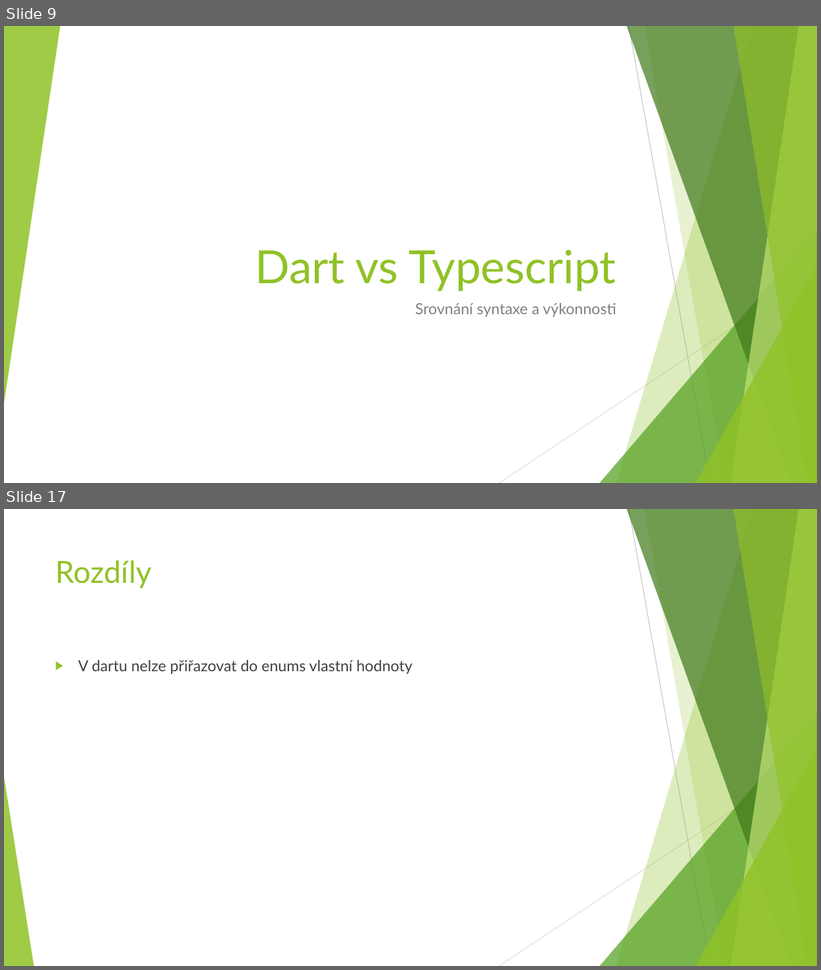
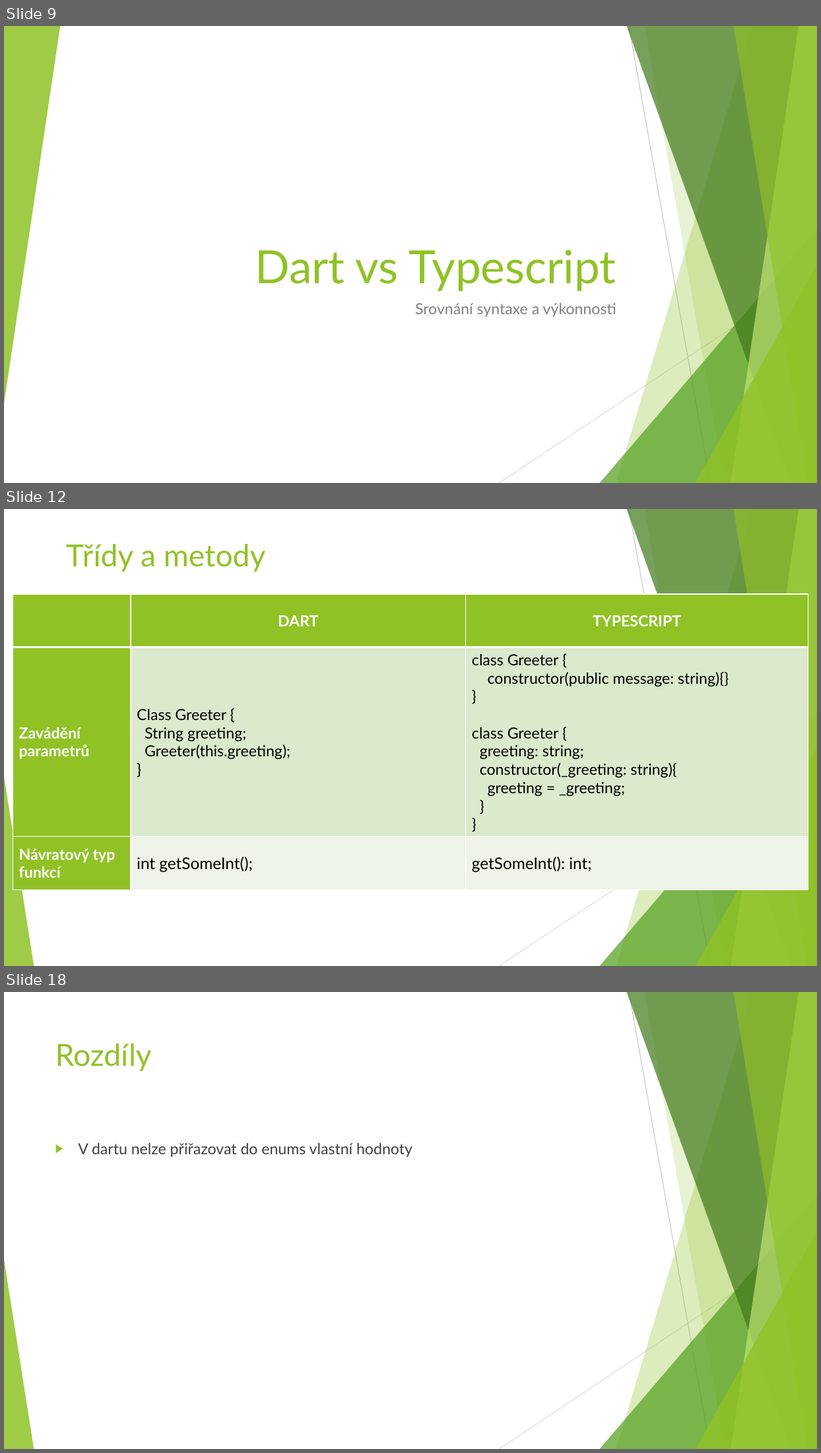
Before and after one commit to JanMlcoch/why-use-dart, a slide deck: Dart - proč ho používat.pptx. Shown one above the other, each under a label of ours: slides 9 and 17 before the commit, slides 9, 12 and 18 after it; the slides between them are not shown. The pictures are 821x970 and 821x1453 pixels, drawn with LibreOffice and Linux fonts; fonts in the diff are those of the drawing. Boxes give left, top, right and bottom in pixels: in the first picture for what was removed or moved away, otherwise in the second. Text is boxed around its words. In the diff, an @@ line names an element or a change of style, - is before the commit and + after.

```diff
--- a/Dart - proč ho používat.pptx
+++ b/Dart - proč ho používat.pptx
@@ slide 12 added at <box>4,509,817,966</box>, background #FFFFFF; not listed: 10 template elements that a slide beside it also shows @@
@@ title added at <box>66,544,265,572</box>, 36 pt, text #90C226 @@
+Třídy a metody
@@ table added at <box>13,594,809,890</box>, 3 rows, 3 columns @@
+ | DART | TYPESCRIPT
+Zavádění parametrů | Class Greeter { / String greeting; / Greeter(this.greeting); / } | class Greeter { / constructor(public message: string){} / } / class Greeter { / greeting: string; / constructor(_greeting: string){ / greeting = _greeting; / } / }
+Návratový typ funkcí | int getSomeInt(); | getSomeInt(): int;
@@ what was slide 17 is now slide 18 @@
```
Also in this commit, not shown: 11 slides changed, 1 other slide added, 2 other files.
